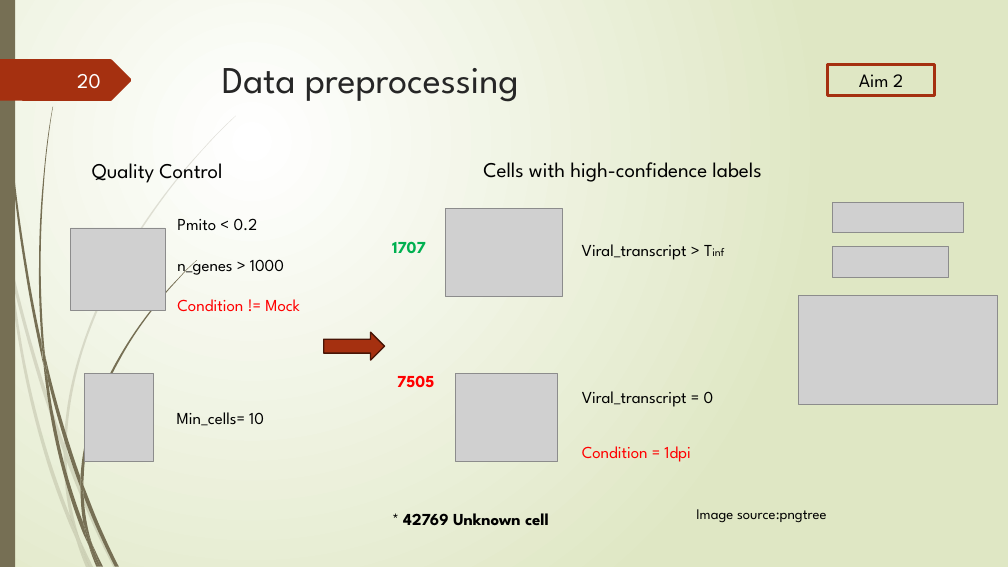
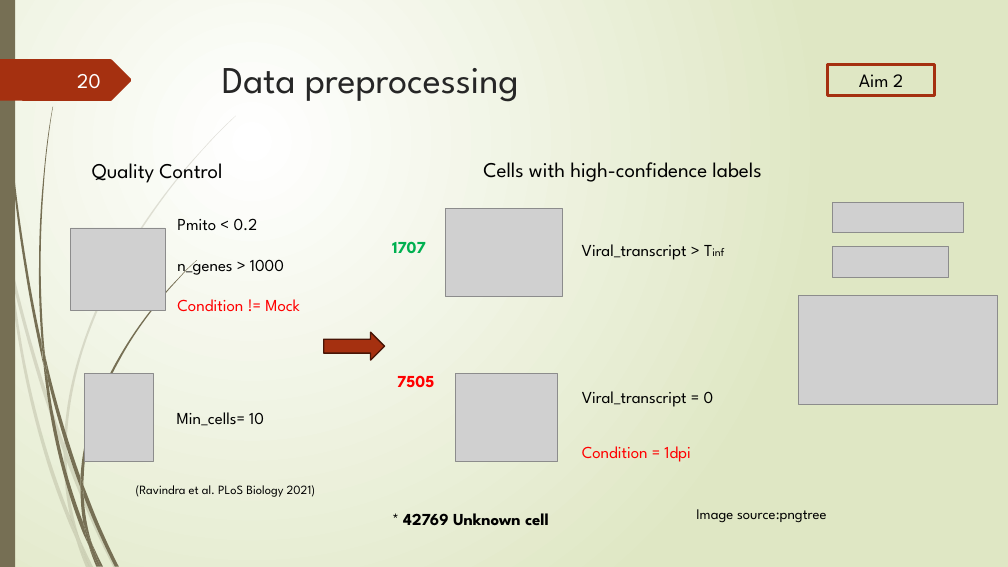
Before and after one commit to Lai-jun-yan/Academia-Sinica-internship-project, a slide deck: slide 20 of 暑期實習進度報告/presentation_final.pptx. Drawn at 1008x567 pixels with LibreOffice and Linux fonts; fonts in the diff are those of the drawing; grey boxes stand for pictures. Boxes give left, top, right and bottom in pixels: in the first picture for what was removed or moved away, otherwise in the second. Text is boxed around its words. In the diff, an @@ line names an element or a change of style, - is before the commit and + after.

Commit message:
新增資料來源

```diff
--- a/暑期實習進度報告/presentation_final.pptx
+++ b/暑期實習進度報告/presentation_final.pptx
@@ text added at <box>136,485,316,497</box>, 12 pt, text #000000 @@
+(Ravindra et al. PLoS Biology 2021)
```
